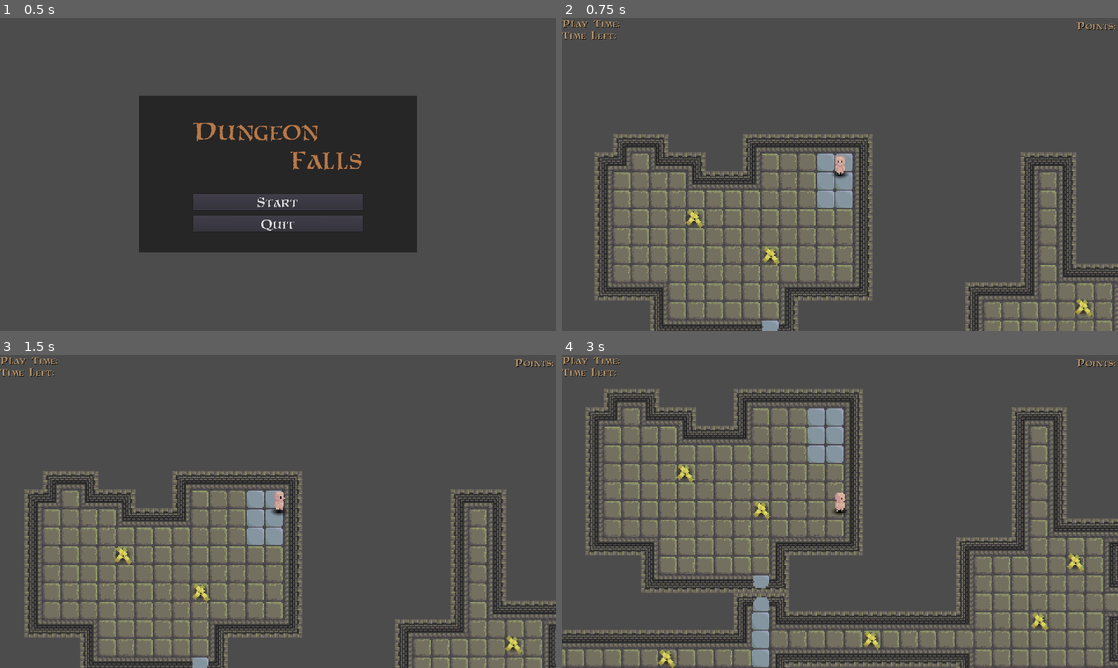
Above: before the commit, frames 1-4 (two rows, left to right).
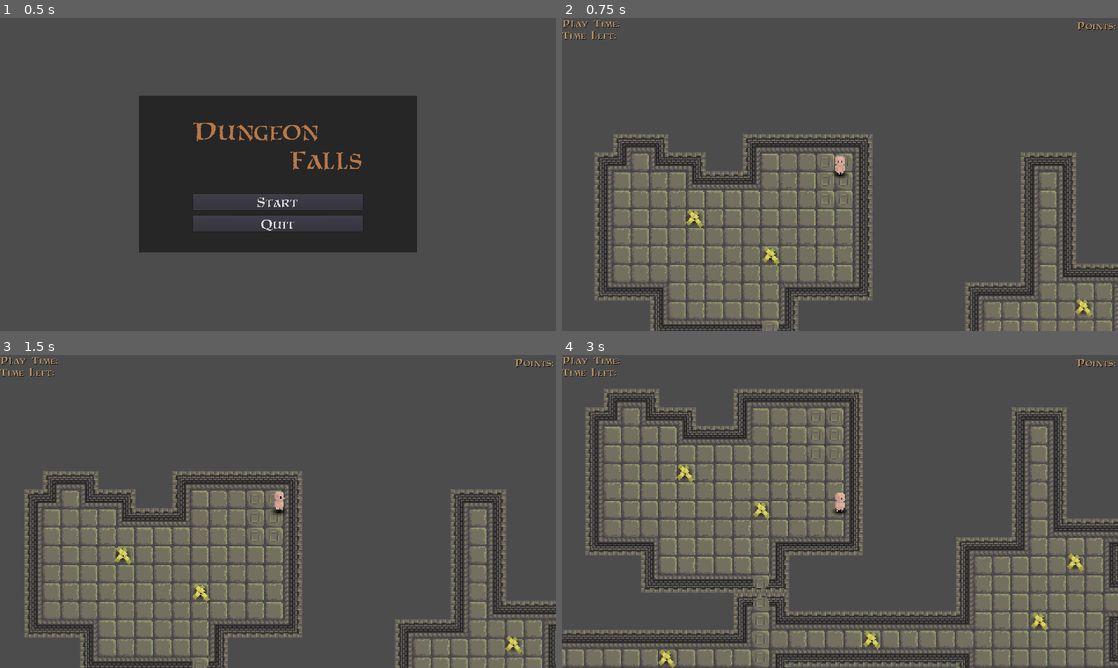
Above: after the commit, the same moments.

Repository: ObsidianBlk/DungeonFall
Game: Godot game, scene res://World.tscn
The game is run twice, just before and just after one commit, with the same random seed, the same clock (stepped at 60 frames per second) and the same inputs.
Inputs:
- Up to frame 1 (0.5 s): no input
- Up to frame 2 (0.75 s): click "Start" at 0.5 s
- Up to frame 3 (1.5 s): tap Enter at 1.25 s; hold D (move_right) from 1.28 s (still down); hold Ctrl from 1.28 s (still down)
- Up to frame 4 (3 s): tap Space (jump) at 1.52, 2.27 s; release D (move_right) at 2.03 s; release Ctrl at 2.03 s; hold S (move_down) 2.03-2.78 s; tap Shift at 2.1 s; hold D (move_right) from 2.78 s (still down); hold R from 2.78 s (still down)

Frame 1 is identical in both runs. In frame 2, 1.0% of the frame differs, in the area x 36-53%, y 43-100%; in frame 3, 1.0%; in frame 4, 1.8%, in the area x 34-51%, y 16-100%.

Commit message:
Added a floor tile to represent an 'exit'. Created a 'base level' scene. Not a real level, just a build that new levels can copy and be built from.

Diff:
--- /dev/null
+++ b/levels/BaseLevel.tscn
@@ -0,0 +1,50 @@
+[gd_scene load_steps=6 format=2]
+
+[ext_resource path="res://scripts/DFLevel.gd" type="Script" id=1]
+[ext_resource path="res://scripts/Map.gd" type="Script" id=2]
+[ext_resource path="res://objects/player_start/Player_Start.tscn" type="PackedScene" id=3]
+[ext_resource path="res://tilesets/tilesetA.tres" type="TileSet" id=4]
+[ext_resource path="res://tilesets/tilesetA/TileA.tscn" type="PackedScene" id=5]
+
+[node name="Level1" type="Node2D"]
+script = ExtResource( 1 )
+level_name = "Dungeon 1"
+level_timer_autostart = false
+map_node_path = NodePath("Map")
+player_container_node_path = NodePath("Player_Container")
+camera_container_node_path = NodePath("Camera_Container")
+player_start_path = NodePath("Player_Start")
+
+[node name="Collapsing" type="Node2D" parent="."]
+
+[node name="Map" type="Node2D" parent="."]
+script = ExtResource( 2 )
+walls_tilemap_path = NodePath("../Walls")
+floors_tilemap_path = NodePath("../Floors")
+doors_tilemap_path = NodePath("../Doors")
+gold_container_path = NodePath("../Gold_Container")
+floor_tile_count = 4
+floor_collapsing_nodes = [ ExtResource( 5 ), ExtResource( 5 ), ExtResource( 5 ), ExtResource( 5 ) ]
+
+[node name="Walls" type="TileMap" parent="."]
+tile_set = ExtResource( 4 )
+cell_size = Vector2( 16, 16 )
+format = 1
+
+[node name="Gold_Container" type="Node2D" parent="."]
+
+[node name="Floors" type="TileMap" parent="."]
+tile_set = ExtResource( 4 )
+cell_size = Vector2( 16, 16 )
+format = 1
+
+[node name="Player_Container" type="Node2D" parent="."]
+
+[node name="Camera_Container" type="Node2D" parent="."]
+
+[node name="Doors" type="TileMap" parent="."]
+tile_set = ExtResource( 4 )
+cell_size = Vector2( 16, 16 )
+format = 1
+
+[node name="Player_Start" parent="." instance=ExtResource( 3 )]
--- a/tilesets/tilesetA.tres
+++ b/tilesets/tilesetA.tres
@@ -569,3 +569,17 @@
 9/shape_one_way_margin = 0.0
 9/shapes = [  ]
 9/z_index = 0
+10/name = "Exit Floor"
+10/texture = ExtResource( 2 )
+10/tex_offset = Vector2( 0, 0 )
+10/modulate = Color( 1, 1, 1, 1 )
+10/region = Rect2( 80, 0, 16, 16 )
+10/tile_mode = 0
+10/occluder_offset = Vector2( 0, 0 )
+10/navigation_offset = Vector2( 0, 0 )
+10/shape_offset = Vector2( 0, 0 )
+10/shape_transform = Transform2D( 1, 0, 0, 1, 0, 0 )
+10/shape_one_way = false
+10/shape_one_way_margin = 0.0
+10/shapes = [  ]
+10/z_index = 0
Binary file changed: assets/graphics/tilesets/tilesetA/tilesetA_Floors.png
